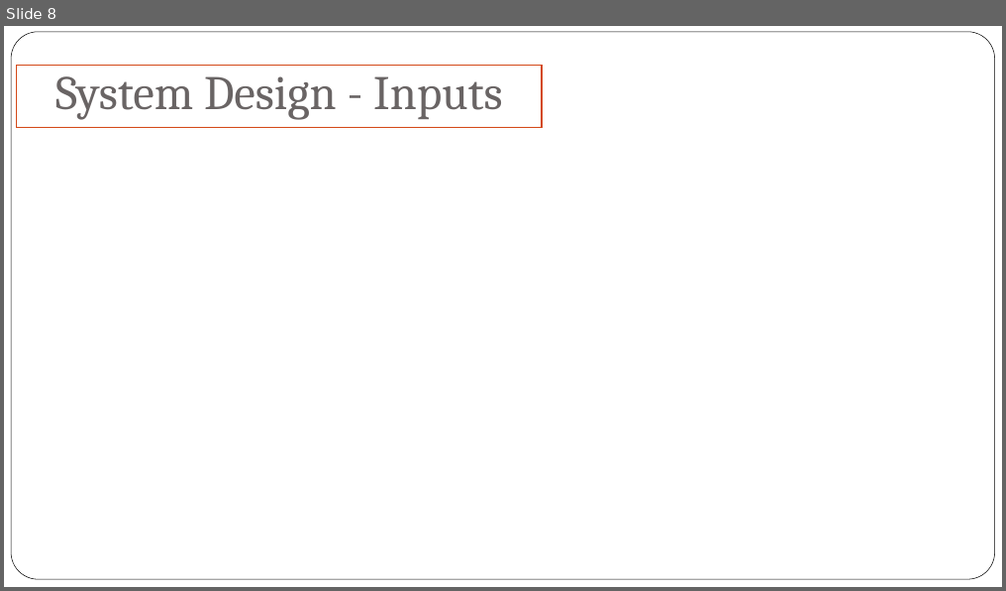
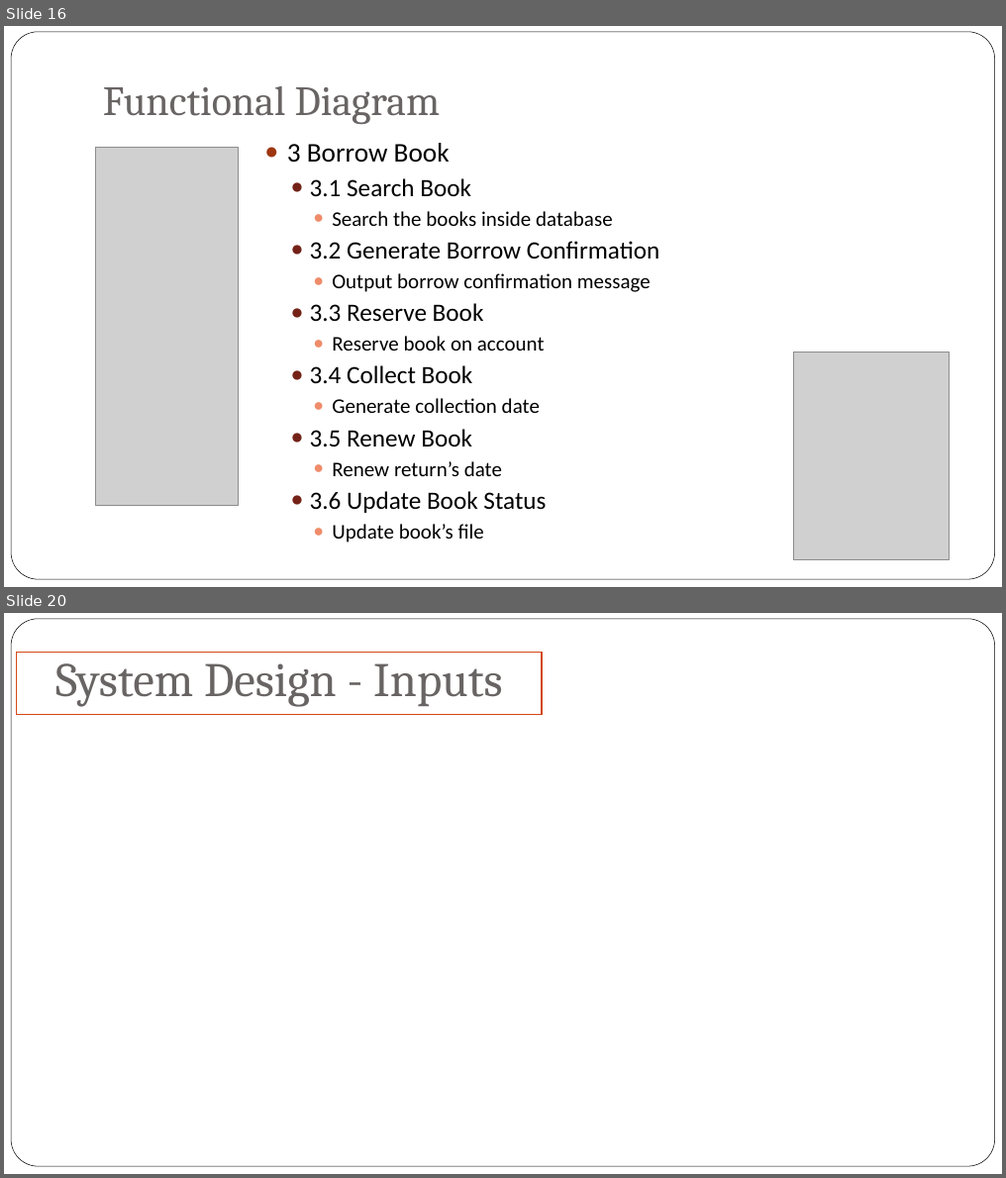
Before and after one commit to jyu1129/Library-System-IS-assignment, a slide deck: Final presentation/CaseStudy Final Presentation.pptx. Shown one above the other, each under a label of ours: slide 8 before the commit, slides 16 and 20 after it; the slides between them are not shown. The pictures are 1006x591 and 1006x1178 pixels, drawn with LibreOffice and Linux fonts; fonts in the diff are those of the drawing; grey boxes stand for pictures; background and template pictures are left out. Boxes give left, top, right and bottom in pixels: in the first picture for what was removed or moved away, otherwise in the second. Text is boxed around its words. In the diff, an @@ line names an element or a change of style, - is before the commit and + after.

```diff
--- a/Final presentation/CaseStudy Final Presentation.pptx
+++ b/Final presentation/CaseStudy Final Presentation.pptx
@@ slide 16 added at box(4, 26, 1002, 587), background picture (left out); not listed: 1 template element that a slide beside it also shows @@
@@ title added at box(103, 86, 441, 124), 40 pt, text #696464 @@
+Functional Diagram
@@ text added at box(287, 143, 659, 513), 20 pt, text #000000 @@
+● 3 Borrow Book
+  ● 3.1 Search Book
+    ● Search the books inside database
+  ● 3.2 Generate Borrow Confirmation
+    ● Output borrow confirmation message
+  ● 3.3 Reserve Book
+    ● Reserve book on account
+  ● 3.4 Collect Book
+    ● Generate collection date
+  ● 3.5 Renew Book
+    ● Renew return’s date
+  ● 3.6 Update Book Status
+    ● Update book’s file
@@ picture added at box(95, 148, 238, 506) @@
@@ picture added at box(794, 353, 949, 560) @@
@@ what was slide 8 is now slide 20 @@
```
Also in this commit, not shown: 1 slide changed, 11 other slides added, 3 other files.
